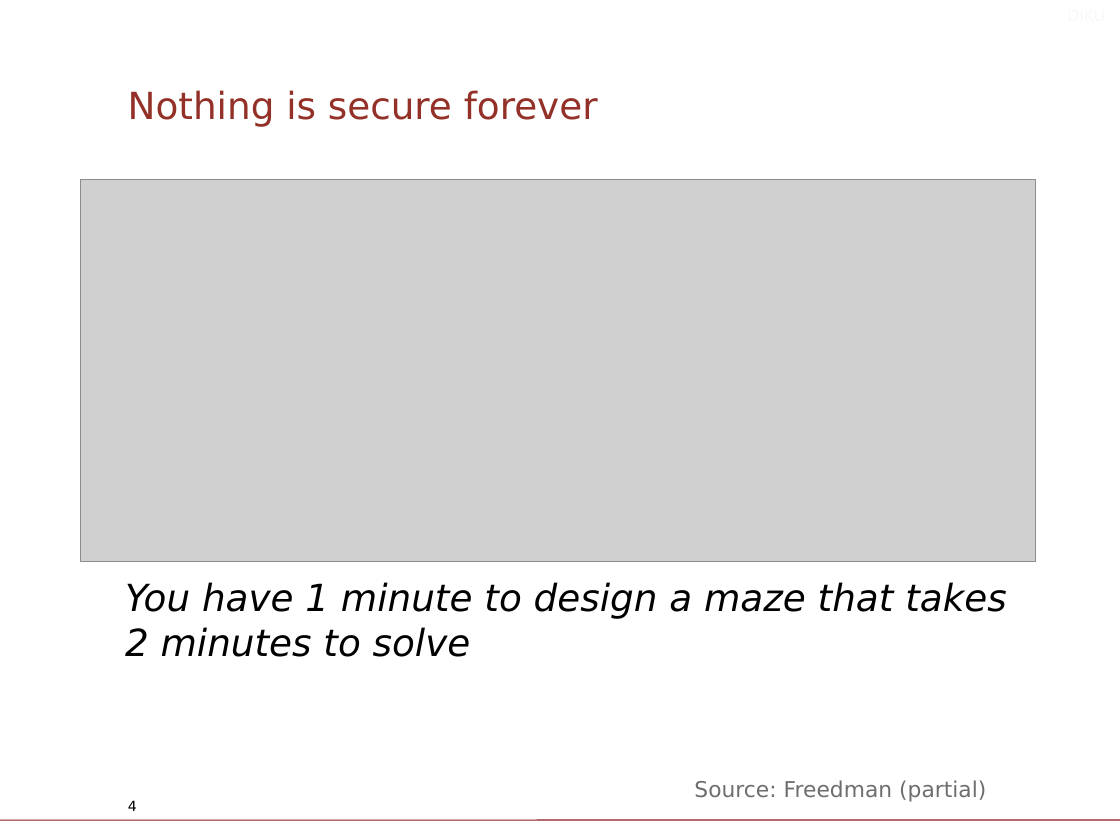
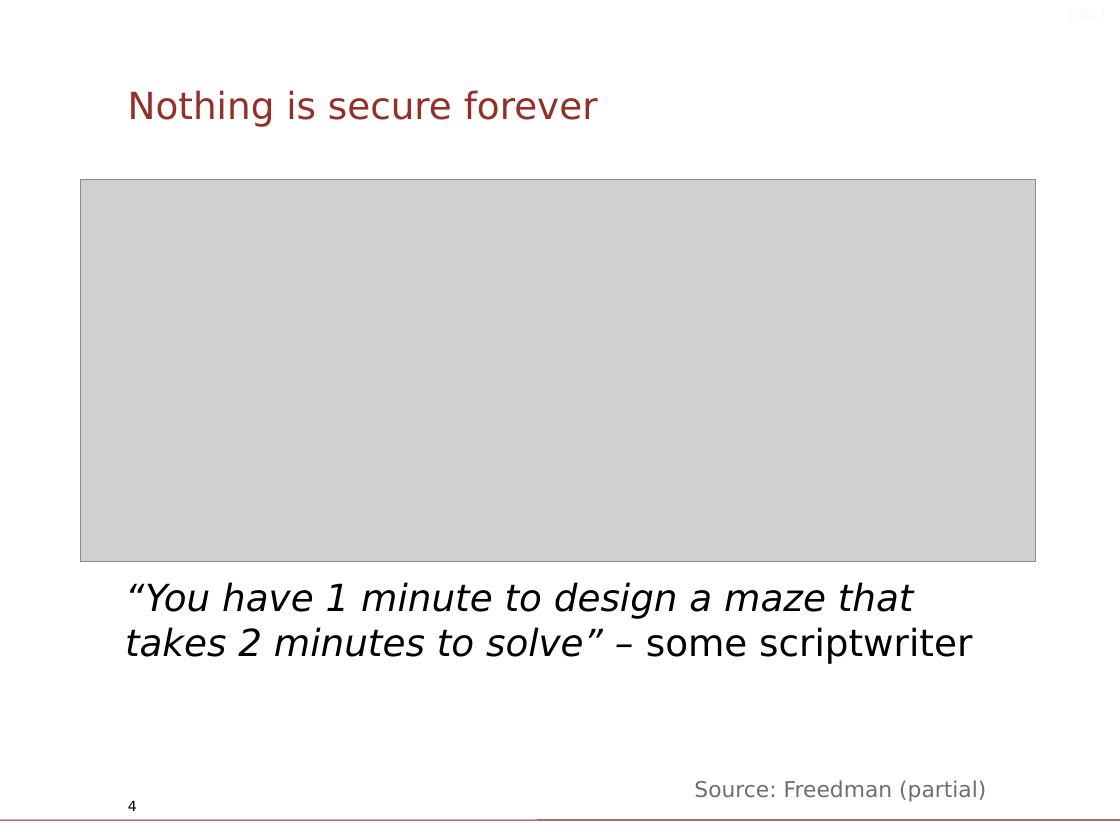
Before and after one commit to diku-compSys/compSys-e2021-pub, a slide deck: slide 4 of lectures/211124_security/slides.odp. Drawn at 1120x840 pixels with LibreOffice and Linux fonts; fonts in the diff are those of the drawing; grey boxes stand for pictures; background and template pictures are left out. Boxes give left, top, right and bottom in pixels: in the first picture for what was removed or moved away, otherwise in the second. Text is boxed around its words. In the diff, an @@ line names an element or a change of style, - is before the commit and + after.

```diff
--- a/lectures/211124_security/slides.odp
+++ b/lectures/211124_security/slides.odp
@@ text at <box>125,582,972,664</box>: text changed @@
-You have 1 minute to design a maze that takes 2 minutes to solve
+“You have 1 minute to design a maze that takes 2 minutes to solve” – some scriptwriter
```
Also in this commit, not shown: 13 other slides changed, 3 slides added, 8 slides removed, 1 other file.
